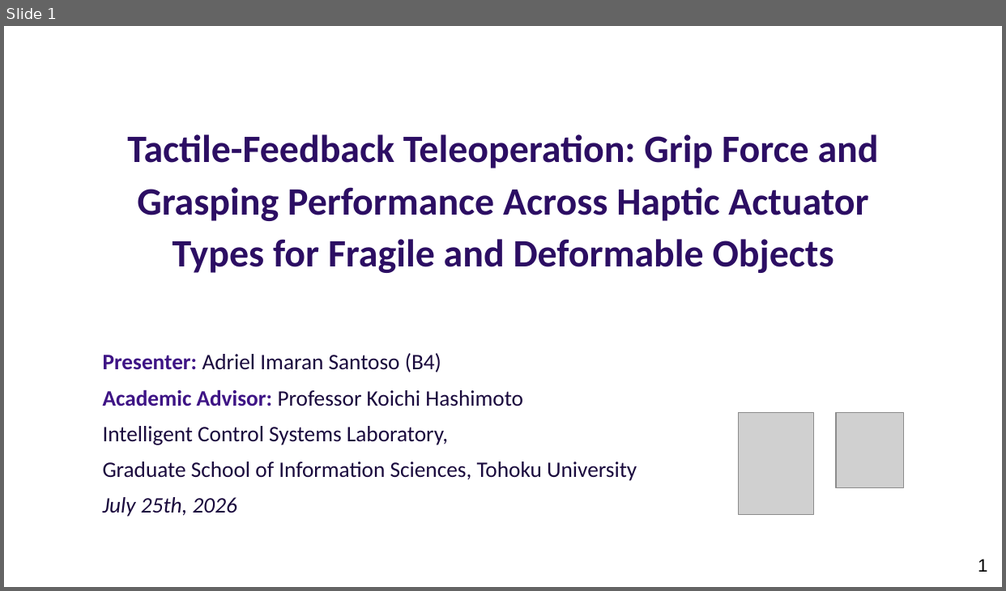
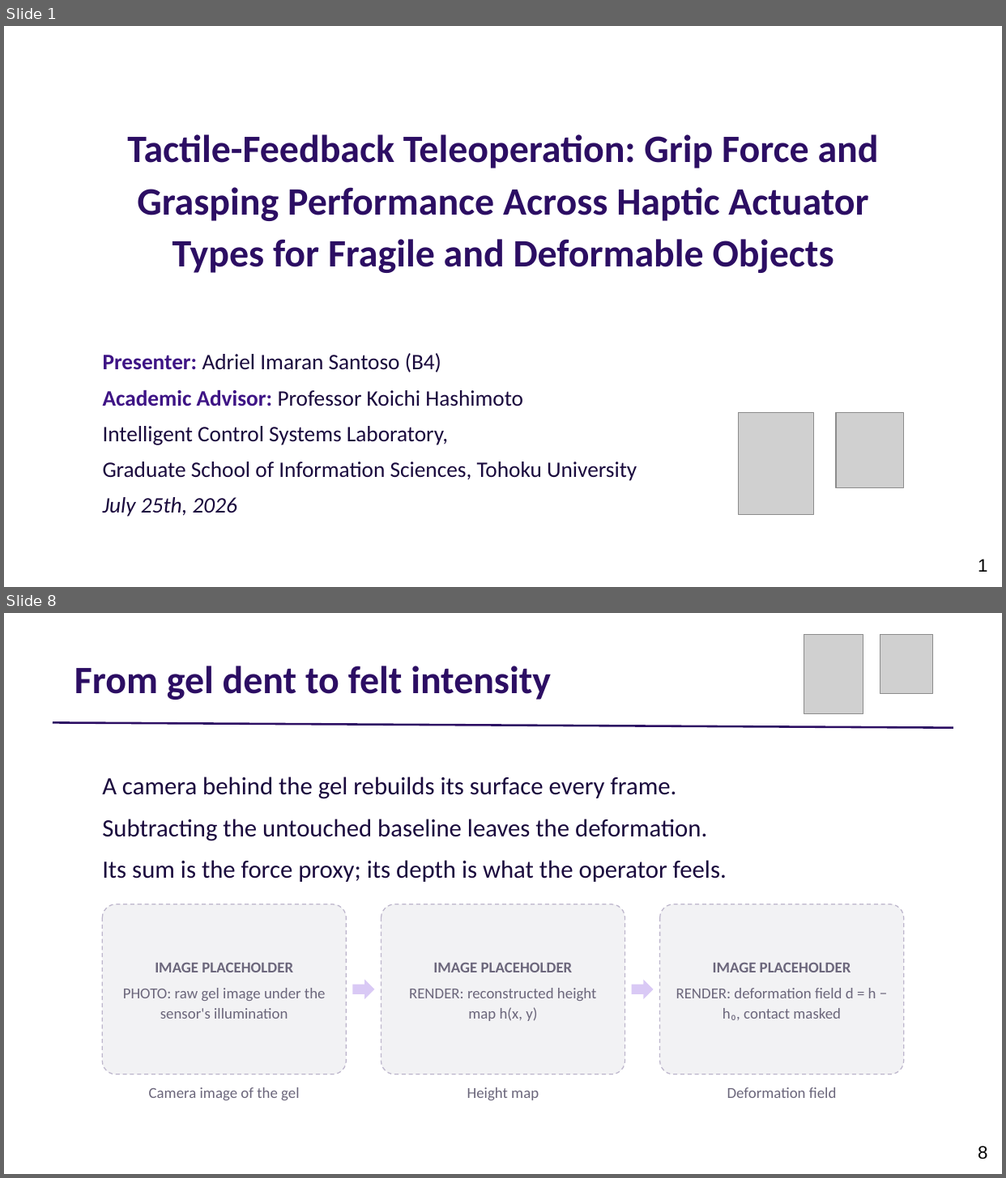
Before and after one commit to adibatic/gripper-haptic, a slide deck: thesis/presentation_slides.pptx. Shown one above the other, each under a label of ours: slide 1 before the commit, slides 1 and 8 after it; the slides between them are not shown. The pictures are 1006x591 and 1006x1178 pixels, drawn with LibreOffice and Linux fonts; fonts in the diff are those of the drawing; grey boxes stand for pictures. Boxes give left, top, right and bottom in pixels: in the first picture for what was removed or moved away, otherwise in the second. Text is boxed around its words. In the diff, an @@ line names an element or a change of style, - is before the commit and + after.

Commit message:
docs: rebuild presentation deck for 10-minute talk

```diff
--- a/thesis/presentation_slides.pptx
+++ b/thesis/presentation_slides.pptx
@@ slide 8 added at <box>4,613,1002,1174</box>, background #FFFFFF @@
@@ picture added at <box>804,634,863,713</box> @@
@@ picture added at <box>880,634,933,693</box> @@
@@ text added at <box>74,666,551,700</box>, 28 pt, text #2C0E63, bold @@
+From gel dent to felt intensity
@@ line added from (53, 723) to (953, 728), #2C0E63 1.5 pt @@
@@ text added at <box>102,777,727,882</box>, 18 pt, text #1A0A3D @@
+A camera behind the gel rebuilds its surface every frame.
+Subtracting the untouched baseline leaves the deformation.
+Its sum is the force proxy; its depth is what the operator feels.
@@ rounded rectangle added at <box>102,905,345,1075</box>, fill #F2F2F4, outline #BDB6CC 0.75 pt dashed @@
@@ rounded rectangle added at <box>381,905,624,1075</box>, fill #F2F2F4, outline #BDB6CC 0.75 pt dashed @@
@@ rounded rectangle added at <box>659,905,903,1075</box>, fill #F2F2F4, outline #BDB6CC 0.75 pt dashed @@
@@ text added at <box>123,962,326,1019</box>, 11 pt, text #6B667B @@
+IMAGE PLACEHOLDER
+PHOTO: raw gel image under the sensor's illumination
@@ text added at <box>409,962,597,1021</box>, 11 pt, text #6B667B @@
+IMAGE PLACEHOLDER
+RENDER: reconstructed height map h(x, y)
@@ text added at <box>676,962,876,1020</box>, 11 pt, text #6B667B @@
+IMAGE PLACEHOLDER
+RENDER: deformation field d = h − h₀, contact masked
@@ right arrow added at <box>352,979,374,999</box>, fill #D9C9F5 @@
@@ right arrow added at <box>632,979,654,999</box>, fill #D9C9F5 @@
@@ text added at <box>149,1088,299,1101</box>, 11 pt, text #6B667B @@
+Camera image of the gel
@@ text added at <box>467,1088,539,1101</box>, 11 pt, text #6B667B @@
+Height map
@@ text added at <box>727,1088,837,1098</box>, 11 pt, text #6B667B @@
+Deformation field
@@ page number added at <box>978,1146,987,1160</box>, 13 pt, text #000000 @@
+8
```
Also in this commit, not shown: 5 slides changed, 10 other slides added, 14 slides removed, 3 other files.
